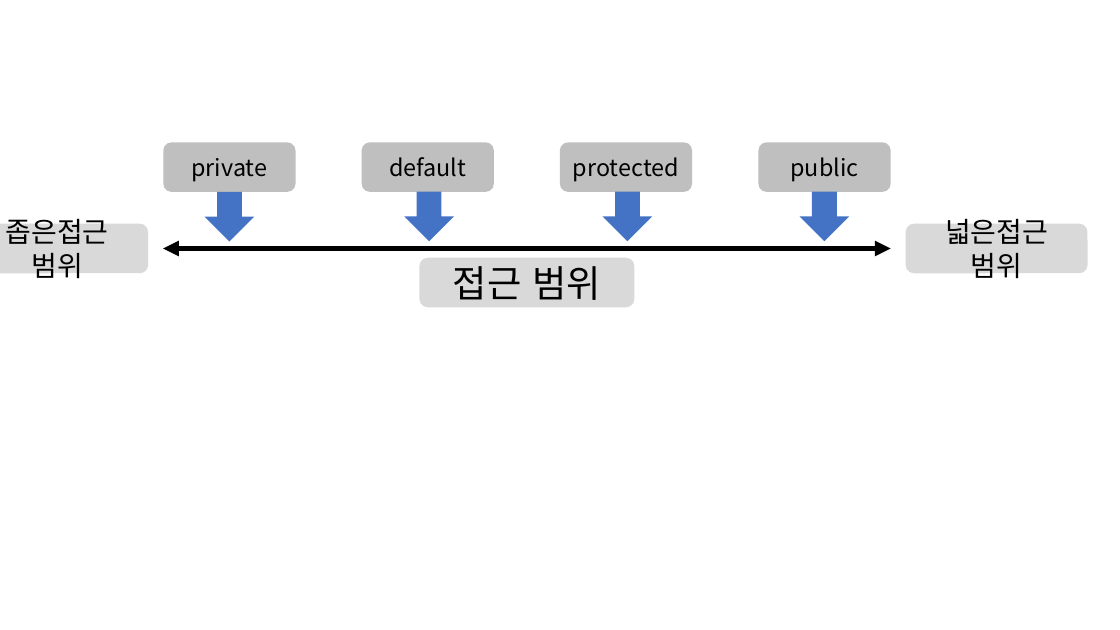
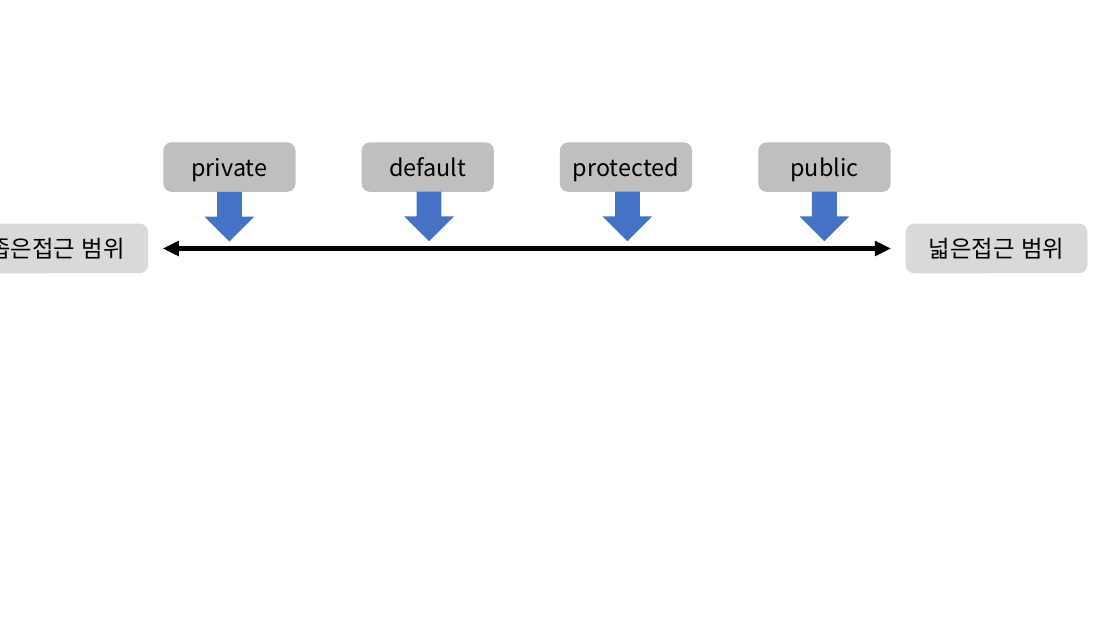
Before and after one commit to ho8566z/daily_log, a slide deck: slide 1 of create_notion_img.pptx. Drawn at 1120x630 pixels with LibreOffice and Linux fonts; fonts in the diff are those of the drawing. Boxes give left, top, right and bottom in pixels: in the first picture for what was removed or moved away, otherwise in the second. Text is boxed around its words. In the diff, an @@ line names an element or a change of style, - is before the commit and + after.

```diff
--- a/create_notion_img.pptx
+++ b/create_notion_img.pptx
@@ rounded rectangle "좁은접근 범위" at bbox=[0, 223, 149, 273]: size 24 to 20 pt @@
@@ rounded rectangle "넓은접근 범위" at bbox=[906, 223, 1088, 273]: size 24 to 20 pt @@
@@ rounded rectangle removed at bbox=[419, 258, 634, 308] @@
-접근 범위
```
Also in this commit, not shown: 1 other file.
